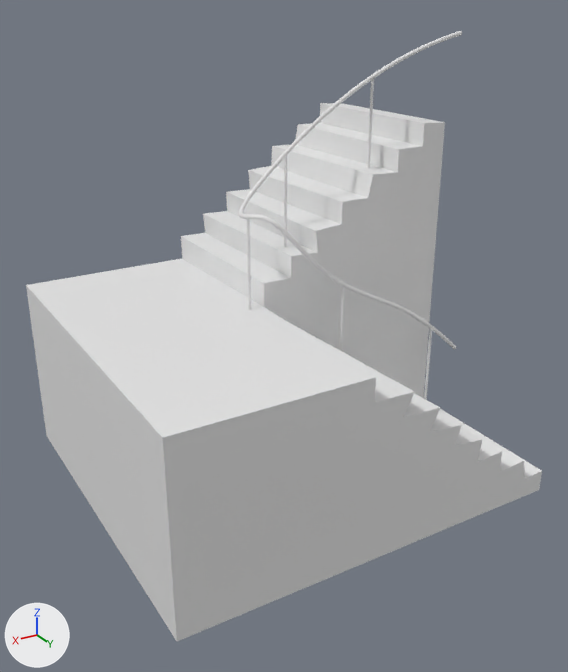
Two versions of the FBX model KeepItAlive/Assets/Meshes/Stairs.FBX, one commit apart.
Both versions are drawn from a 50 mm camera at (1.17, 3.07, 3.15) aimed at (-1.34, -1.12, 1.05). Lighting does not change. The marker at lower left points along +X, +Y and +Z. Where no turn or scale is listed for an object, it has been applied to the vertices. Vertices at the same position are counted once.

The first picture shows 'UTypeStair001'.
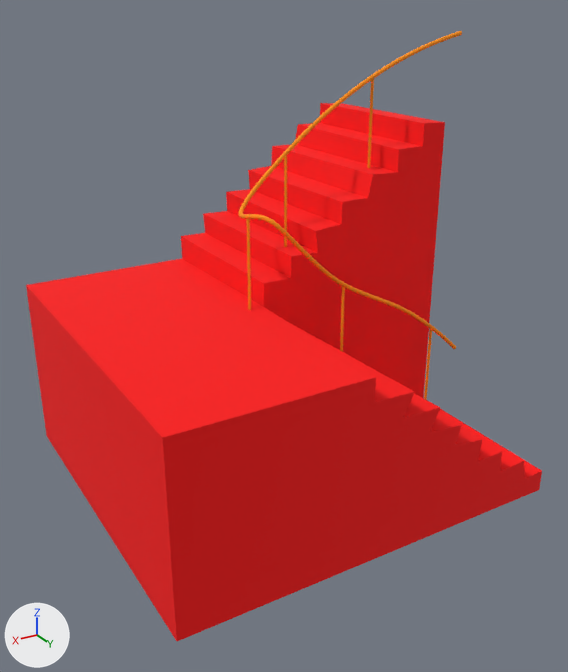
Where the change shows, as pixel boxes [x1, y1, x2, y2] in the pictures (568 x 672 px):
part 1 of me_mesh, recoloured (white to red): [26, 103, 542, 641] in both
part 2 of me_mesh, recoloured (grey to orange): [238, 31, 462, 400] in both

The edits, one by one:
Material 'Material #2' (mat_material__2) is new.
Its base color is (1.0, 0.0, 0.0) (red #ff0000).
Its roughness is 0.859.
Material 'Material #14' (mat_material__14) is new.
Its base color is (1.0, 0.282, 0.0) (orange #ff9100).
Its roughness is 0.859.
me_mesh has 1042 vertices, 2052 faces and spans x -3.0..0.0, y -2.5..0.0, z 0.0..2.93.
me_mesh is used by ob_utypestair001; location (0.007, 0.014, 0.0).
me_mesh part 1: 136 of the faces centred in x -2.74..0.0, y -2.5..0.0, z 0.0..2.35 switch from no material to mat_material__2 (red #ff0000).
me_mesh part 2: 1916 of the faces centred in x -3.0..-1.14, y -1.49..-1.01, z 0.1..2.93 switch from no material to mat_material__14 (orange #ff9100).
